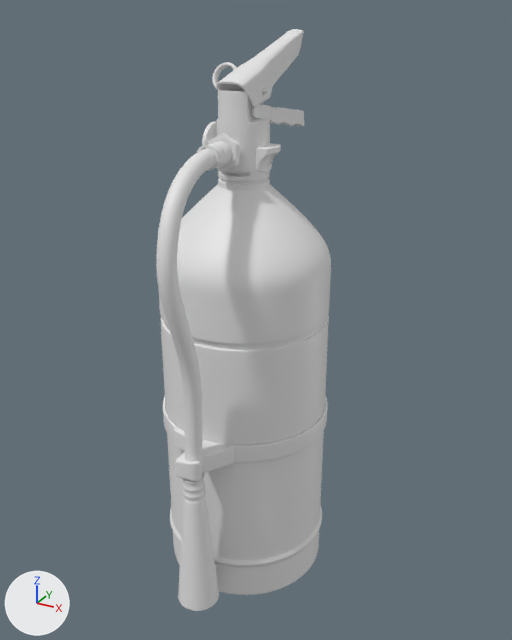
One commit to the Blender file extinguisher.blend: the scene before it, then after it.
Camera for both pictures: a 50 mm camera at (13.6, -23.7, 4.8) aimed at (0.6, -0.1, -7.0). Lighting does not change. The marker at lower left points along +X, +Y and +Z.

In view in the first picture: 'BezierCurve', 'Circle', 'Main_Metal', 'Main_Metal.002', 'Main_Metal.003', 'Main_Metal.004', 'Metal_hand_bottom', 'Metal_hand_top'.
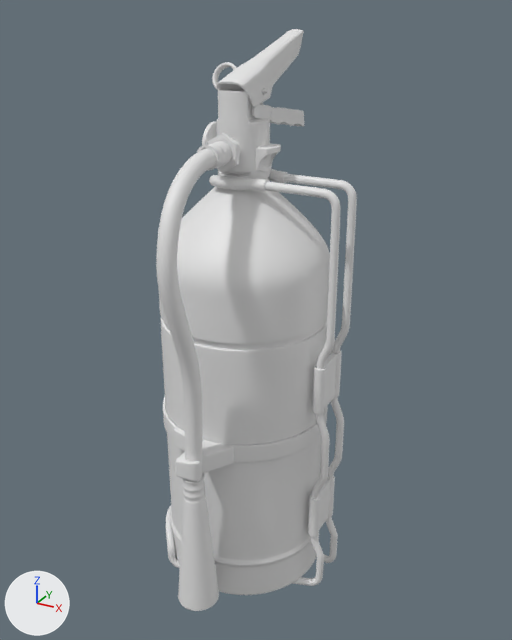
Commit message: Created fastener

Changed parts and their boxes [x1, y1, x2, y2] in the pictures (512 x 640 px):
```json
{"object": "Plane", "change": "added", "after": [166, 174, 357, 586]}
{"object": "Plane.002", "change": "added", "after": [313, 351, 342, 414]}
{"object": "Plane.003", "change": "added", "after": [308, 475, 335, 537]}
{"object": "Plane.001", "change": "added", "after": [209, 169, 288, 192]}
```

The change, as JSON lines over the scene's bpy script:
```json
{"op": "add", "block": "me_plane_009", "code": ["me_plane_009 = bpy.data.meshes.new('Plane.009')", "me_plane_009.from_pydata(...)  # 114 vertices, 116 faces; spans x 3.58..4.09, y -1.02..1.02, z -10.08..-8.07", "me_plane_009.polygons.foreach_set('use_smooth', [True] * 116)"]}
{"op": "add", "block": "me_plane_007", "code": ["me_plane_007 = bpy.data.meshes.new('Plane.007')", "me_plane_007.from_pydata(...)  # 112 vertices, 105 faces; spans x -0.95..1.43, y -1.36..-0.54, z -1.58..-1.12", "me_plane_007.polygons.foreach_set('use_smooth', [True] * 105)"]}
{"op": "add", "block": "me_plane_006", "code": ["me_plane_006 = bpy.data.meshes.new('Plane.006')", "me_plane_006.from_pydata(...)  # 1812 vertices, 1800 faces; spans x -4.0..4.4, y -3.1..3.1, z -19.2..-1.0", "me_plane_006.polygons.foreach_set('use_smooth', [True] * 1800)"]}
{"op": "add", "block": "ob_plane_003", "code": ["ob_plane_003 = bpy.data.objects.new('Plane.003', me_plane_009)", "ob_plane_003.location = (0.0, 0.0, -6.19)", "_m = ob_plane_003.modifiers.new('Bevel', 'BEVEL')", "_m.width = 0.005", "_m.width_pct = 0.005", "_m.segments = 2", "_m.angle_limit = 1.396", "_m = ob_plane_003.modifiers.new('Subdivision', 'SUBSURF')", "_m.render_levels = 1"]}
{"op": "add", "block": "ob_plane_002", "code": ["ob_plane_002 = bpy.data.objects.new('Plane.002', me_plane_009.copy())", "ob_plane_002.location = (0.0, 0.0, 0.0)", "_m = ob_plane_002.modifiers.new('Bevel', 'BEVEL')", "_m.width = 0.005", "_m.width_pct = 0.005", "_m.segments = 2", "_m.angle_limit = 1.396", "_m = ob_plane_002.modifiers.new('Subdivision', 'SUBSURF')", "_m.render_levels = 1"]}
{"op": "add", "block": "ob_plane_001", "code": ["ob_plane_001 = bpy.data.objects.new('Plane.001', me_plane_007)", "ob_plane_001.location = (0.0, 0.0, 0.17)", "_m = ob_plane_001.modifiers.new('Subdivision', 'SUBSURF')", "_m.render_levels = 1", "_m = ob_plane_001.modifiers.new('Mirror', 'MIRROR')", "_m.use_axis = (False, True, False)", "_m.use_clip = True"]}
{"op": "add", "block": "ob_plane", "code": ["ob_plane = bpy.data.objects.new('Plane', me_plane_006)", "ob_plane.location = (0.0, 0.0, 0.0)", "_m = ob_plane.modifiers.new('Subdivision', 'SUBSURF')", "_m.render_levels = 1"]}
```
